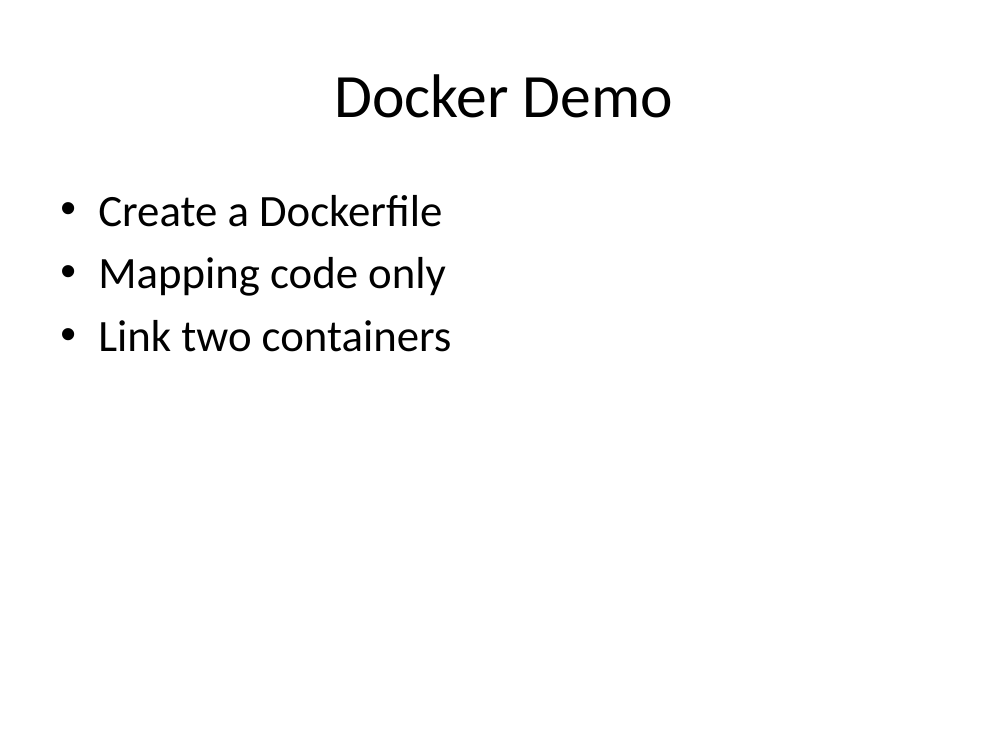
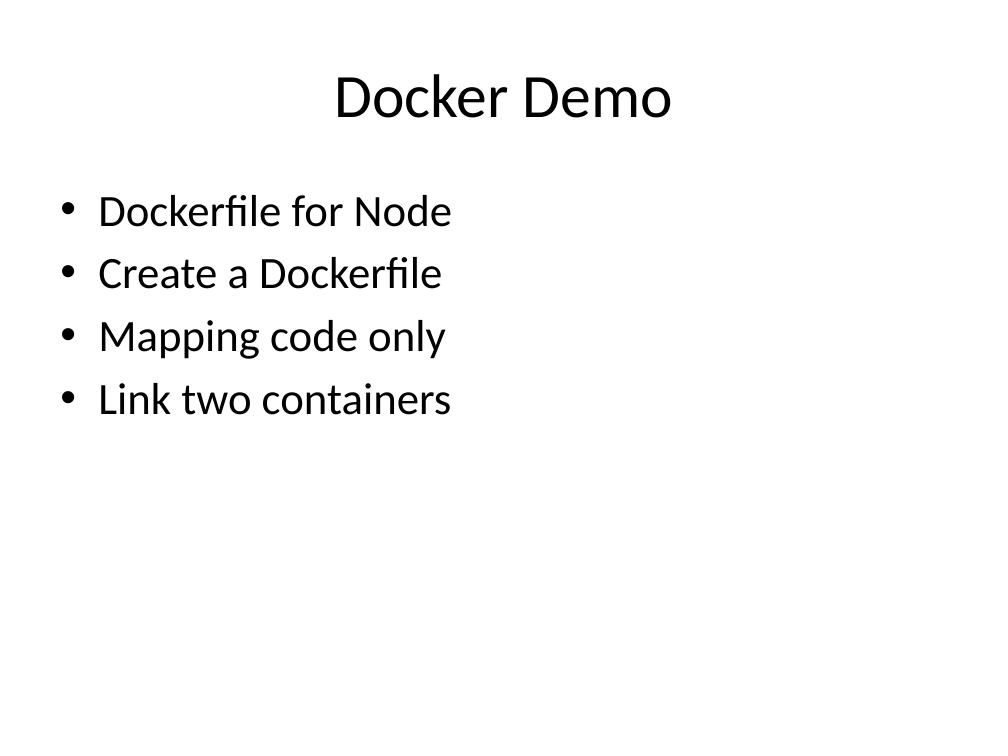
Before and after one commit to wrasdf/ddd-workshop, a slide deck: slide 5 of day-3/ddd-3.pptx. Drawn at 1008x756 pixels with LibreOffice and Linux fonts; fonts in the diff are those of the drawing. Boxes give left, top, right and bottom in pixels: in the first picture for what was removed or moved away, otherwise in the second. Text is boxed around its words. In the diff, an @@ line names an element or a change of style, - is before the commit and + after.

```diff
--- a/day-3/ddd-3.pptx
+++ b/day-3/ddd-3.pptx
@@ text at [98, 195, 452, 227]: paragraph added @@
+• Dockerfile for Node
```
Also in this commit, not shown: 1 other slide changed, 8 other files.
